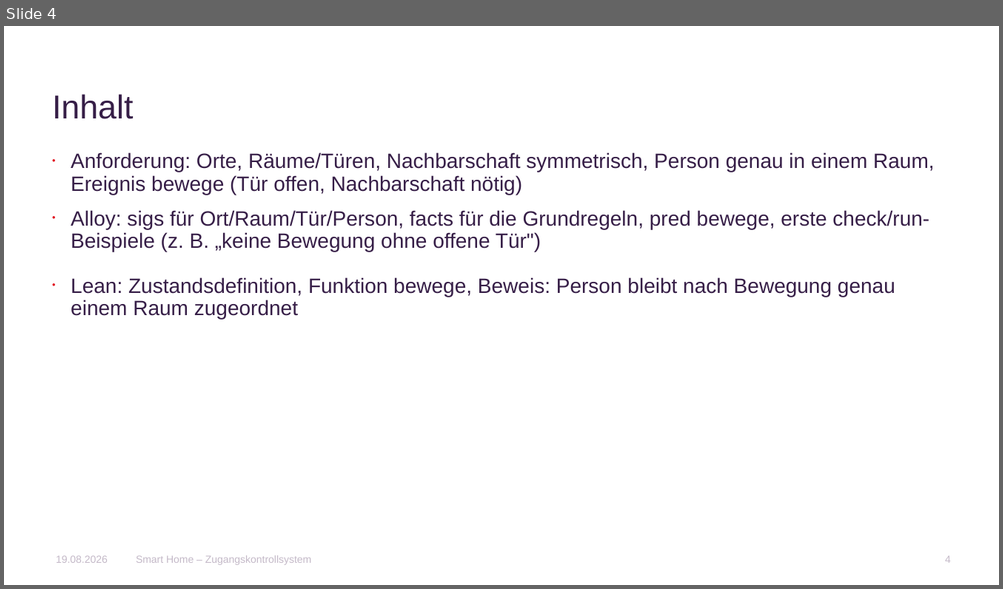
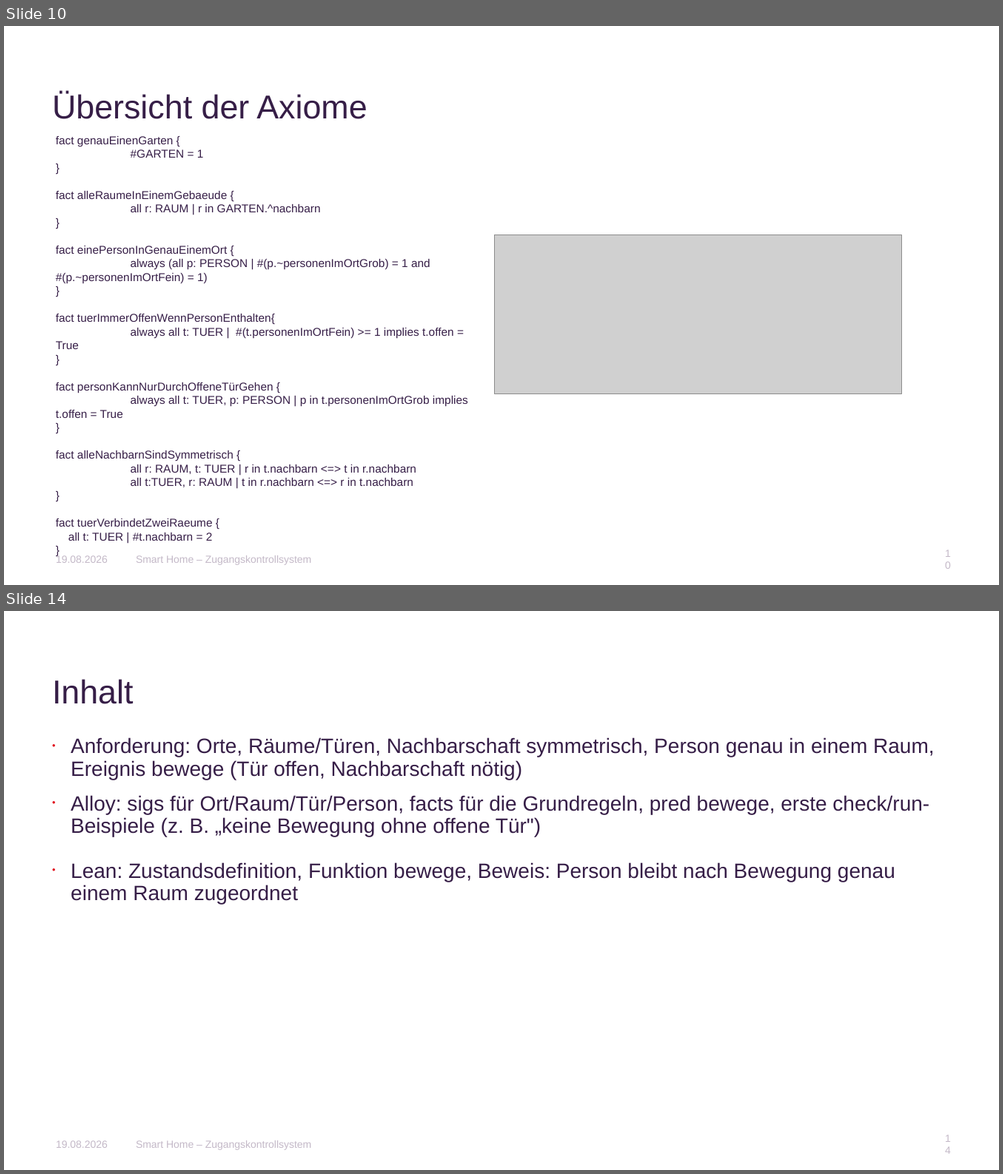
Before and after one commit to AnnaLiviaMartin/rs-smart-home, a slide deck: presentation/Smart_Home_Zugangskontrollsystem.pptx. Shown one above the other, each under a label of ours: slide 4 before the commit, slides 10 and 14 after it; the slides between them are not shown. The pictures are 1003x589 and 1003x1174 pixels, drawn with LibreOffice and Linux fonts; fonts in the diff are those of the drawing; grey boxes stand for pictures; background and template pictures are left out. Boxes give left, top, right and bottom in pixels: in the first picture for what was removed or moved away, otherwise in the second. Text is boxed around its words. In the diff, an @@ line names an element or a change of style, - is before the commit and + after.

```diff
--- a/presentation/Smart_Home_Zugangskontrollsystem.pptx
+++ b/presentation/Smart_Home_Zugangskontrollsystem.pptx
@@ slide 10 added at (x1=4, y1=26, x2=999, y2=585), background #FFFFFF @@
@@ title added at (x1=52, y1=93, x2=367, y2=119), 32 pt, text #361E47 @@
+Übersicht der Axiome
@@ text added at (x1=56, y1=136, x2=468, y2=541), 11 pt, text #361E47 @@
+fact genauEinenGarten {
+#GARTEN = 1
+}
+fact alleRaumeInEinemGebaeude {
+all r: RAUM | r in GARTEN.^nachbarn
+}
+fact einePersonInGenauEinemOrt {
+always (all p: PERSON | #(p.~personenImOrtGrob) = 1 and #(p.~personenImOrtFein) = 1)
+}
+fact tuerImmerOffenWennPersonEnthalten{
+always all t: TUER | #(t.personenImOrtFein) >= 1 implies t.offen = True
+}
+fact personKannNurDurchOffeneTürGehen {
+always all t: TUER, p: PERSON | p in t.personenImOrtGrob implies t.offen = True
+}
+fact alleNachbarnSindSymmetrisch {
+all r: RAUM, t: TUER | r in t.nachbarn <=> t in r.nachbarn
+all t:TUER, r: RAUM | t in r.nachbarn <=> r in t.nachbarn
+}
+fact tuerVerbindetZweiRaeume {
+all t: TUER | #t.nachbarn = 2
+}
@@ picture added at (x1=495, y1=235, x2=902, y2=395) @@
@@ text added at (x1=56, y1=555, x2=108, y2=563), 10 pt, text #C4B9C8 @@
+19.08.2026
@@ text added at (x1=136, y1=556, x2=312, y2=565), 10 pt, text #C4B9C8 @@
+Smart Home – Zugangskontrollsystem
@@ page number added at (x1=940, y1=550, x2=955, y2=570), 10 pt, text #C4B9C8 @@
+10
@@ what was slide 4 is now slide 14 @@
@@ page number at (x1=945, y1=1141, x2=950, y2=1148): text changed @@
-4
+14
```
Also in this commit, not shown: 7 slides changed, 20 other slides added, 2 other files.
